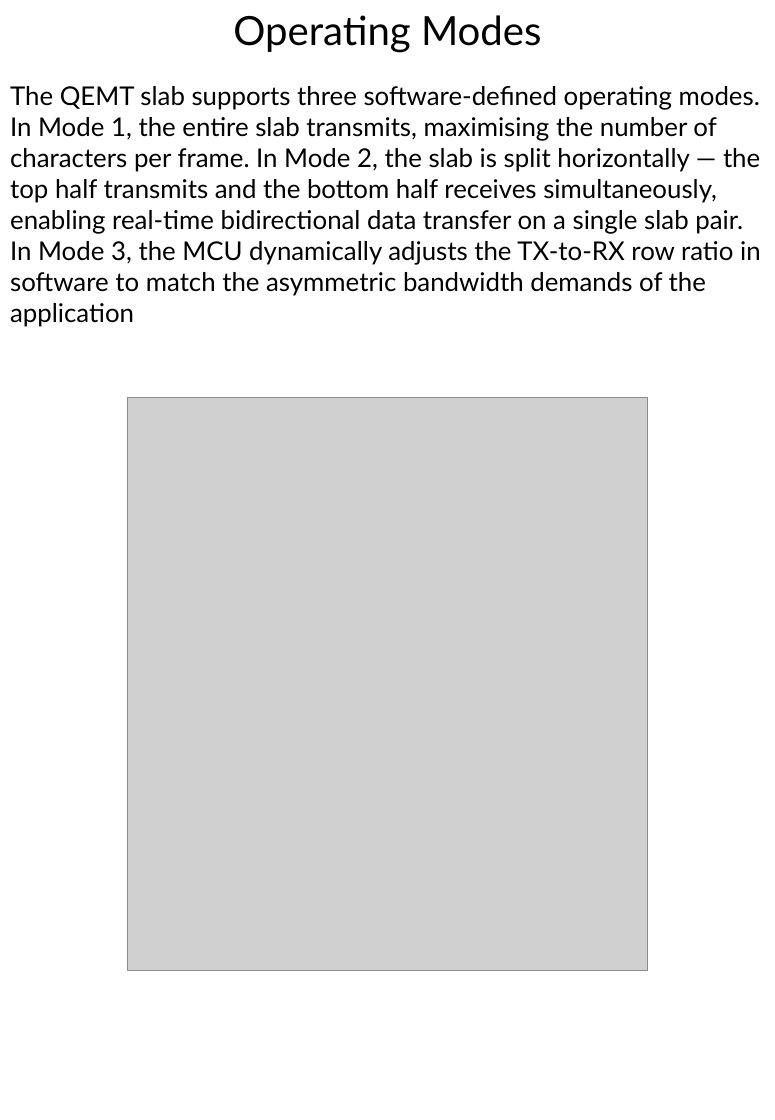
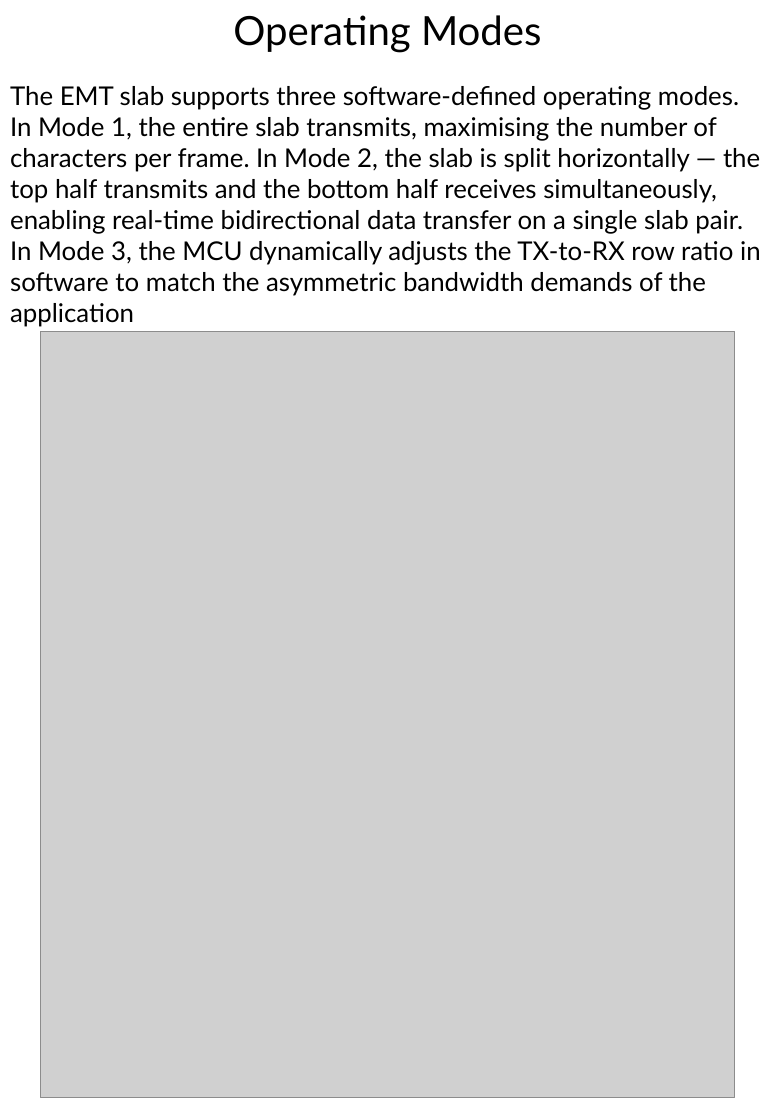
Before and after one commit to DansDesigns/EMT, a slide deck: slide 7 of QuantumEntangledMultiplexingTranceiver.pptx (slide 9 before the commit). Drawn at 775x1120 pixels with LibreOffice and Linux fonts; fonts in the diff are those of the drawing; grey boxes stand for pictures. Boxes give left, top, right and bottom in pixels: in the first picture for what was removed or moved away, otherwise in the second. Text is boxed around its words. In the diff, an @@ line names an element or a change of style, - is before the commit and + after.

```diff
--- a/QuantumEntangledMultiplexingTranceiver.pptx
+++ b/QuantumEntangledMultiplexingTranceiver.pptx
@@ text at (10,86,761,327): text changed @@
-The QEMT slab supports three software-defined operating modes. In Mode 1, the entire slab transmits, maximising the number of characters per frame. In Mode 2, the slab is split horizontally — the top half transmits and the bottom half receives simultaneously, enabling real-time bidirectional data transfer on a single slab pair. In Mode 3, the MCU dynamically adjusts the TX-to-RX row ratio in software to match the asymmetric bandwidth demands of the application
+The EMT slab supports three software-defined operating modes. In Mode 1, the entire slab transmits, maximising the number of characters per frame. In Mode 2, the slab is split horizontally — the top half transmits and the bottom half receives simultaneously, enabling real-time bidirectional data transfer on a single slab pair. In Mode 3, the MCU dynamically adjusts the TX-to-RX row ratio in software to match the asymmetric bandwidth demands of the application
@@ picture: place and size @@
-picture at (128,398,648,970)
+picture at (40,331,735,1096)
```
Also in this commit, not shown: 14 other slides changed.
